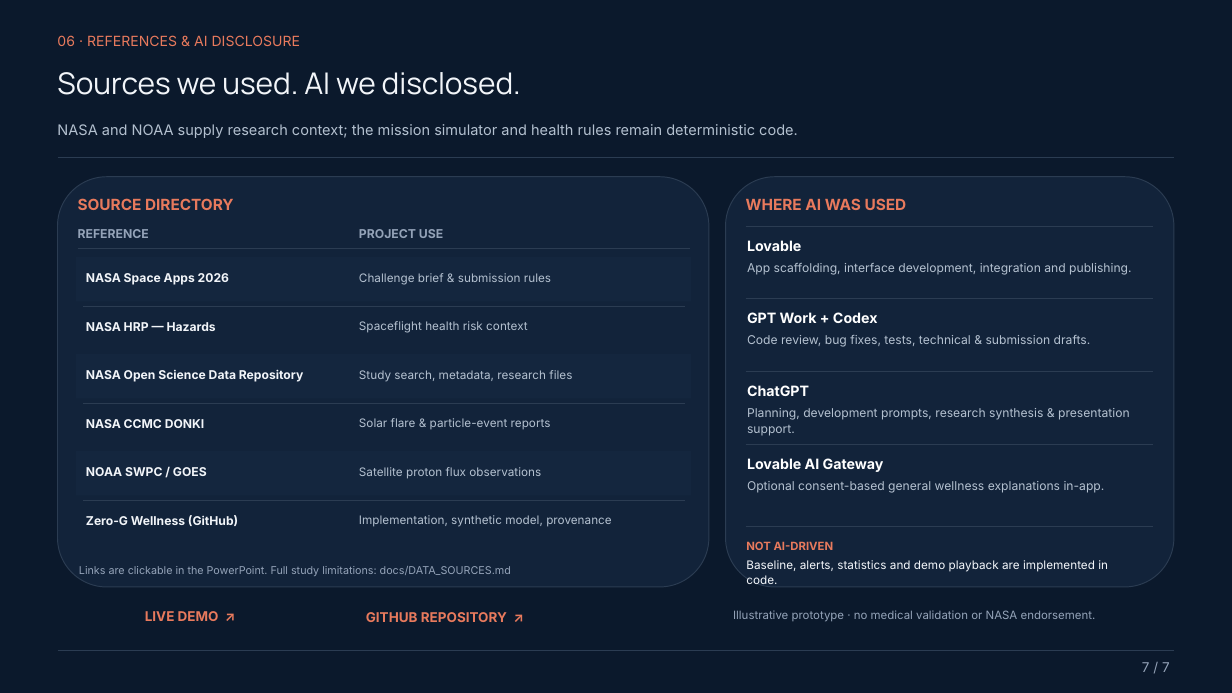
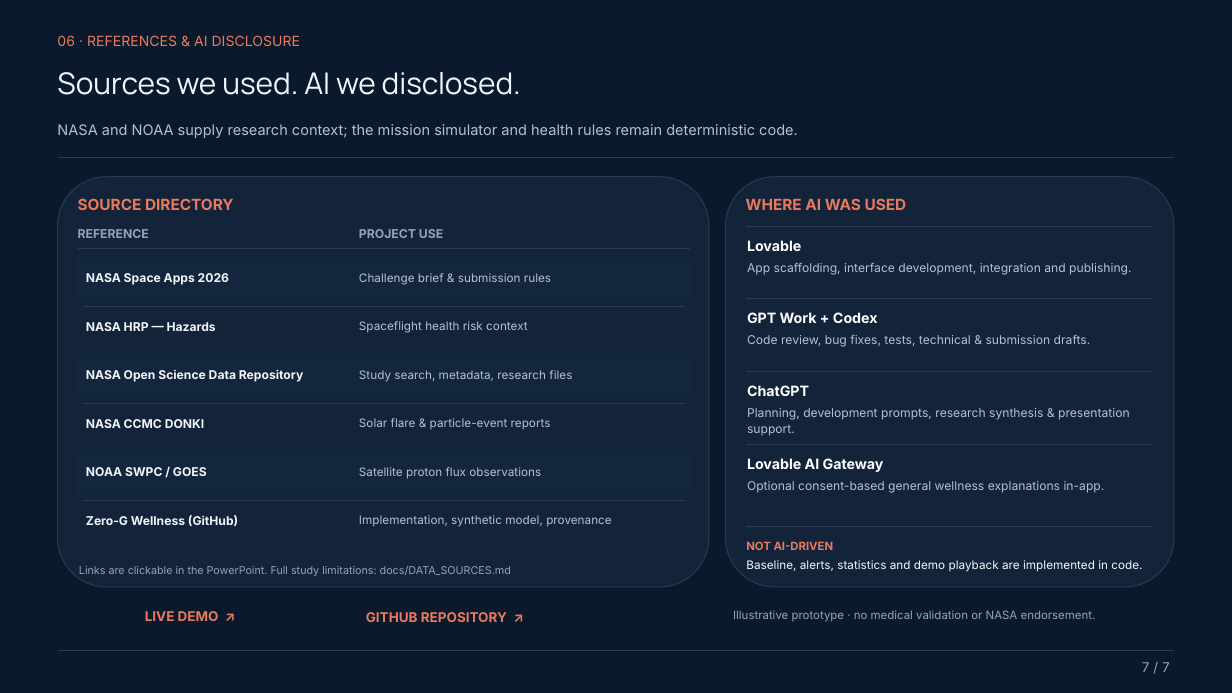
Before and after one commit to akT3ch/zero-g-wellness, a slide deck: slide 7 of docs/Zero-G-Wellness_Slides-5-to-7_English_Final.pptx. Drawn at 1232x693 pixels with LibreOffice and Linux fonts; fonts in the diff are those of the drawing. Boxes give left, top, right and bottom in pixels: in the first picture for what was removed or moved away, otherwise in the second. Text is boxed around its words. In the diff, an @@ line names an element or a change of style, - is before the commit and + after.

Commit message:
pitch

```diff
--- a/docs/Zero-G-Wellness_Slides-5-to-7_English_Final.pptx
+++ b/docs/Zero-G-Wellness_Slides-5-to-7_English_Final.pptx
@@ text "Baseline, alerts, statistics and demo ..." rewrapped from bbox=[746, 560, 1108, 584] to bbox=[746, 560, 1142, 572] @@
```
Also in this commit, not shown: 1 other file.
